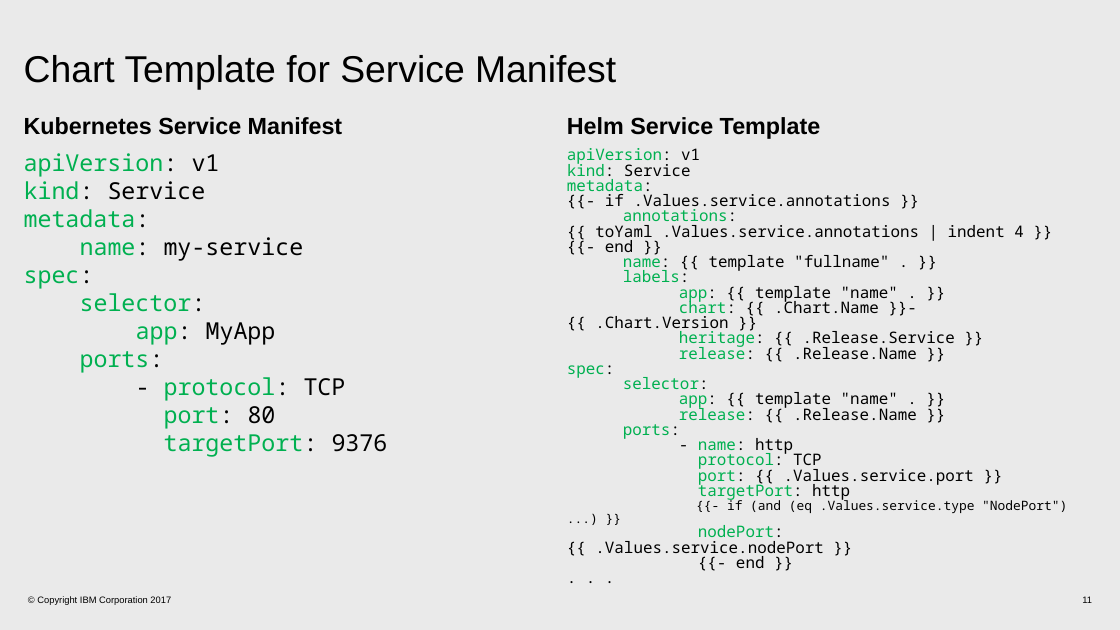
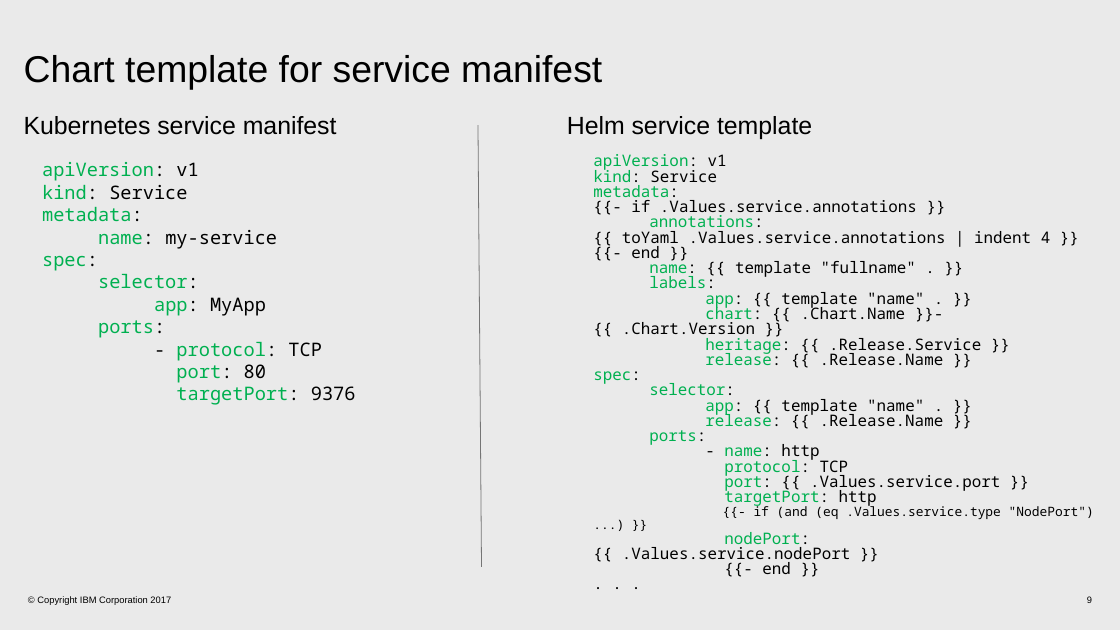
Before and after one commit to patrocinio/cloud-private-bootcamp, a slide deck: slide 9 of Units_development/Creating Helm charts_AWG.pptx (slide 11 before the commit). Drawn at 1120x630 pixels with LibreOffice and Linux fonts; fonts in the diff are those of the drawing. Boxes give left, top, right and bottom in pixels: in the first picture for what was removed or moved away, otherwise in the second. Text is boxed around its words. In the diff, an @@ line names an element or a change of style, - is before the commit and + after.

```diff
--- a/Units_development/Creating Helm charts_AWG.pptx
+++ b/Units_development/Creating Helm charts_AWG.pptx
@@ title at box(24, 55, 602, 90): text changed @@
-Chart Template for Service Manifest
+Chart template for service manifest
@@ text at box(24, 116, 337, 135): text changed; size 15 to 16 pt; bold off @@
-Kubernetes Service Manifest
+Kubernetes service manifest
@@ text at box(567, 116, 812, 139): text changed; size 15 to 16 pt; bold off @@
-Helm Service Template
+Helm service template
@@ line added from (478, 125) to (482, 567), #757575 0.5 pt @@
@@ text "apiVersion: v1": place and size @@
-text "apiVersion: v1" at box(24, 153, 388, 457)
+text "apiVersion: v1" at box(42, 162, 356, 405)
@@ text "apiVersion: v1" at box(42, 162, 356, 405): size 15 to 12 pt @@
@@ text "apiVersion: v1": place and size @@
-text "apiVersion: v1" at box(567, 148, 1067, 568)
+text "apiVersion: v1" at box(593, 154, 1094, 574)
@@ page number at box(1087, 596, 1092, 605): text changed @@
-11
+9
```
Also in this commit, not shown: 9 other slides changed, 2 slides removed.
